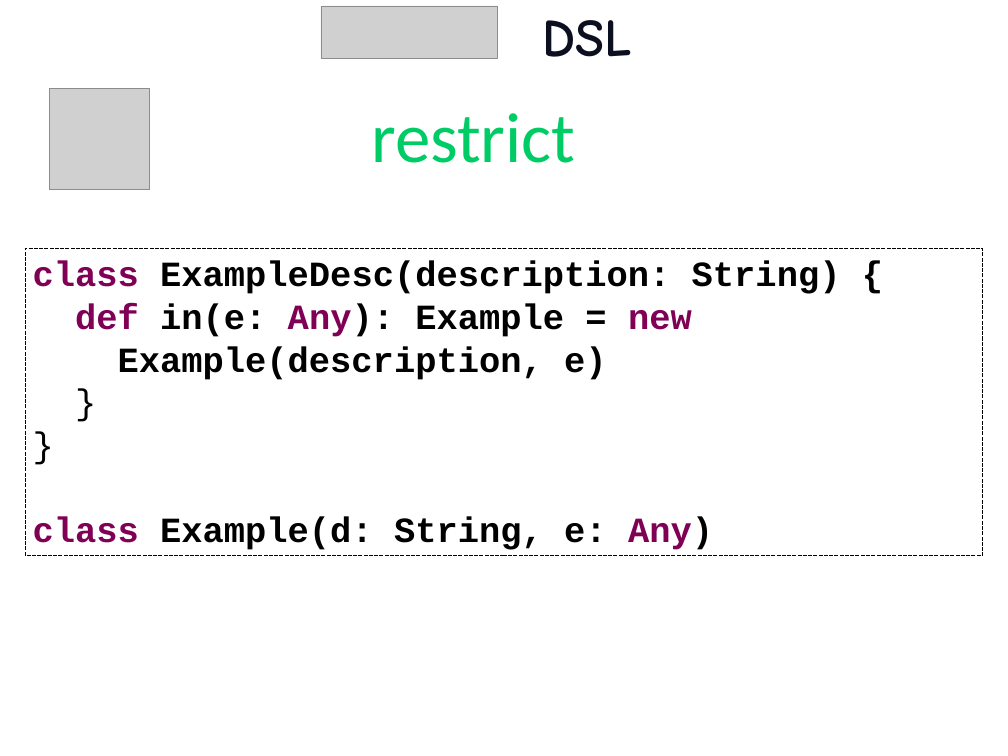
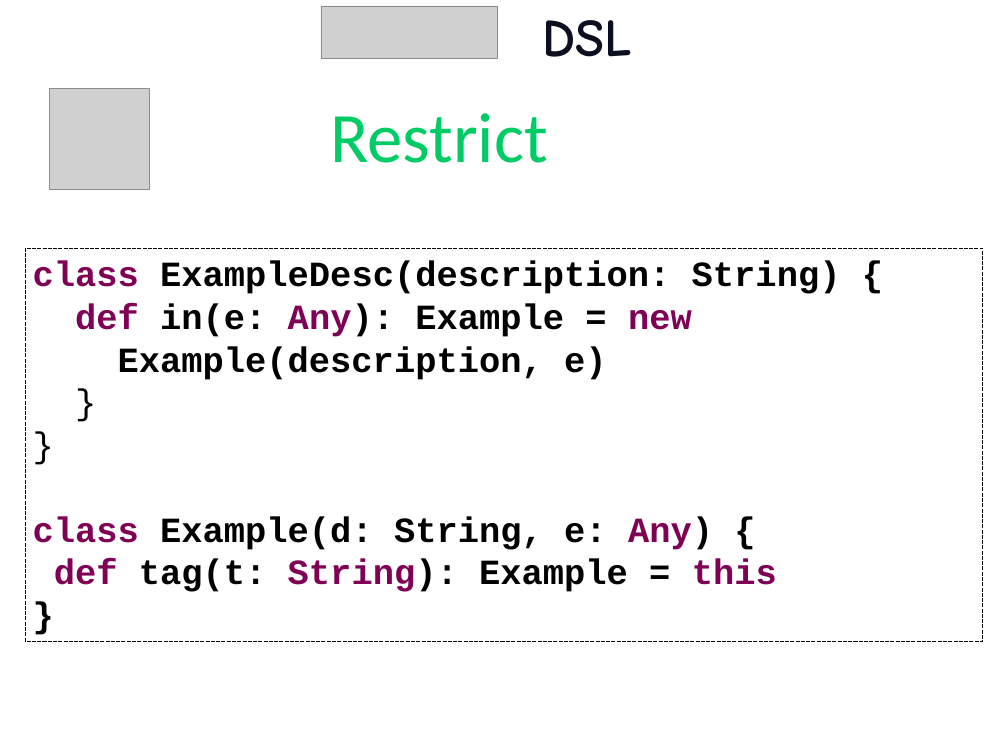
Before and after one commit to etorreborre/oscon-2010, a slide deck: slide 29 of src/main/resources/oscon_2010_specs.pptx. Drawn at 1008x756 pixels with LibreOffice and Linux fonts; fonts in the diff are those of the drawing; grey boxes stand for pictures; background and template pictures are left out. Boxes give left, top, right and bottom in pixels: in the first picture for what was removed or moved away, otherwise in the second. Text is boxed around its words. In the diff, an @@ line names an element or a change of style, - is before the commit and + after.

```diff
--- a/src/main/resources/oscon_2010_specs.pptx
+++ b/src/main/resources/oscon_2010_specs.pptx
@@ text at bbox=[330, 113, 548, 163]: text changed @@
-restrict
+Restrict
@@ rectangle "class ExampleDesc(description: String) {": place and size @@
-rectangle "class ExampleDesc(description: String) {" at bbox=[26, 248, 982, 556]
+rectangle "class ExampleDesc(description: String) {" at bbox=[26, 248, 982, 642]
@@ text in rectangle at bbox=[33, 517, 777, 592]: text changed @@
-class Example(d: String, e: Any)
+class Example(d: String, e: Any) {
+def tag(t: String): Example = this
+}
```
Also in this commit, not shown: 13 other slides changed, 1 slide added.
